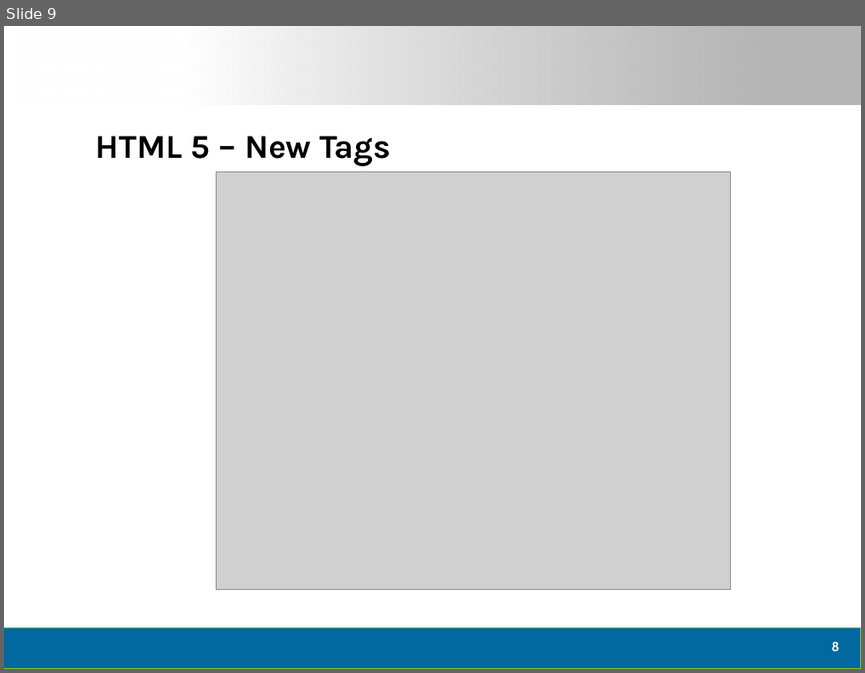
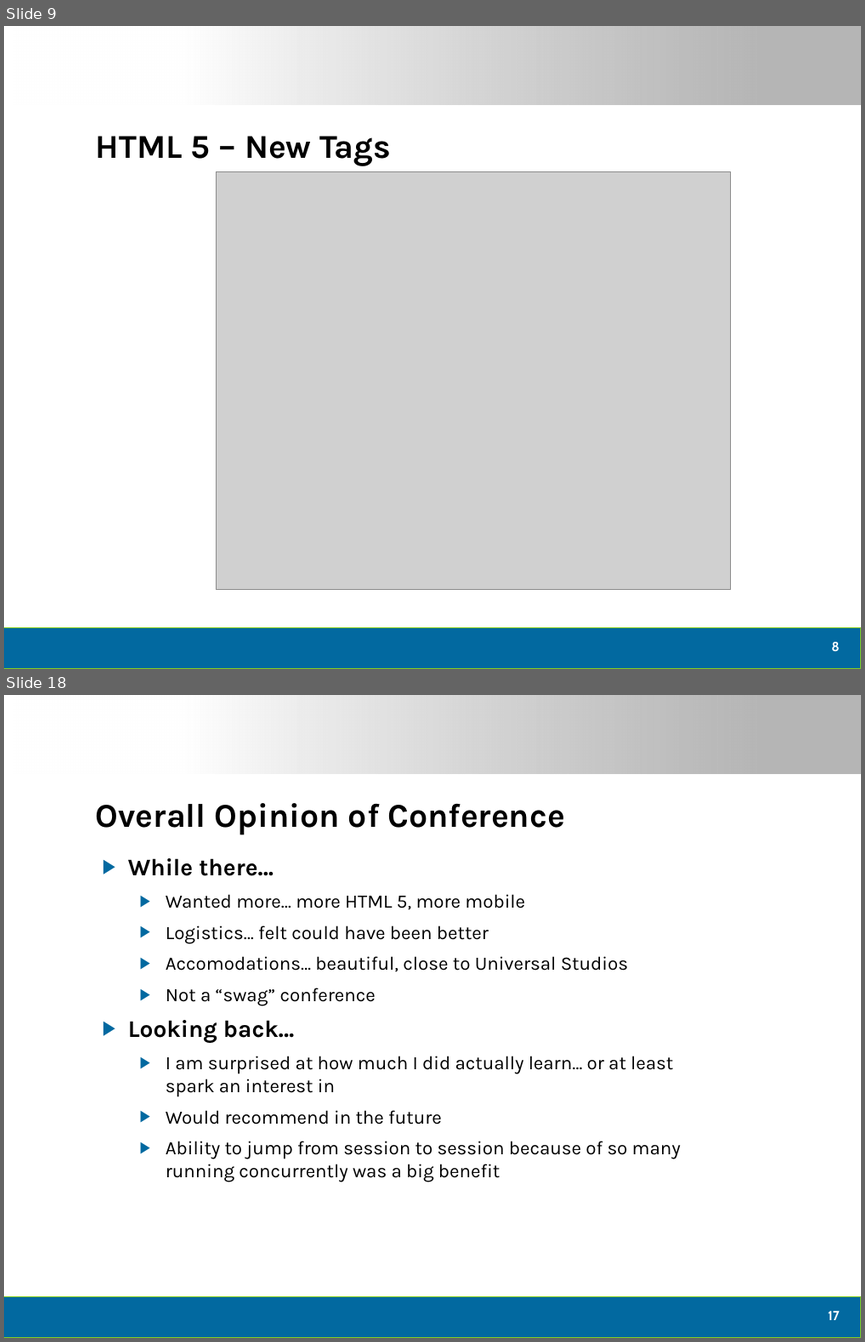
Before and after one commit to dtomyn/HTML5Demo1, a slide deck: Docs/2012 - Live360 Event Review (NEWER).pptx. Shown one above the other, each under a label of ours: slide 9 before the commit, slides 9 and 18 after it; the slides between them are not shown. The pictures are 865x673 and 865x1342 pixels, drawn with LibreOffice and Linux fonts; fonts in the diff are those of the drawing; grey boxes stand for pictures; background and template pictures are left out. Boxes give left, top, right and bottom in pixels: in the first picture for what was removed or moved away, otherwise in the second. Text is boxed around its words. In the diff, an @@ line names an element or a change of style, - is before the commit and + after.

```diff
--- a/Docs/2012 - Live360 Event Review (NEWER).pptx
+++ b/Docs/2012 - Live360 Event Review (NEWER).pptx
@@ slide 18 added at (x1=4, y1=695, x2=861, y2=1338), background #FFFFFF; not listed: 2 template elements that a slide beside it also shows @@
@@ title added at (x1=96, y1=803, x2=565, y2=835), 28 pt, text #000000, bold @@
+Overall Opinion of Conference
@@ text added at (x1=128, y1=858, x2=681, y2=1182), 16 pt, text #000000 @@
+▶ While there…
+  ▶ Wanted more… more HTML 5, more mobile
+  ▶ Logistics… felt could have been better
+  ▶ Accomodations… beautiful, close to Universal Studios
+  ▶ Not a “swag” conference
+▶ Looking back…
+  ▶ I am surprised at how much I did actually learn… or at least spark an interest in
+  ▶ Would recommend in the future
+  ▶ Ability to jump from session to session because of so many running concurrently was a big benefit
@@ page number added at (x1=828, y1=1310, x2=840, y2=1320), 11 pt, text #FFFFFF, bold @@
+17
```
Also in this commit, not shown: 13 slides changed, 1 other slide added, 3 other files.
